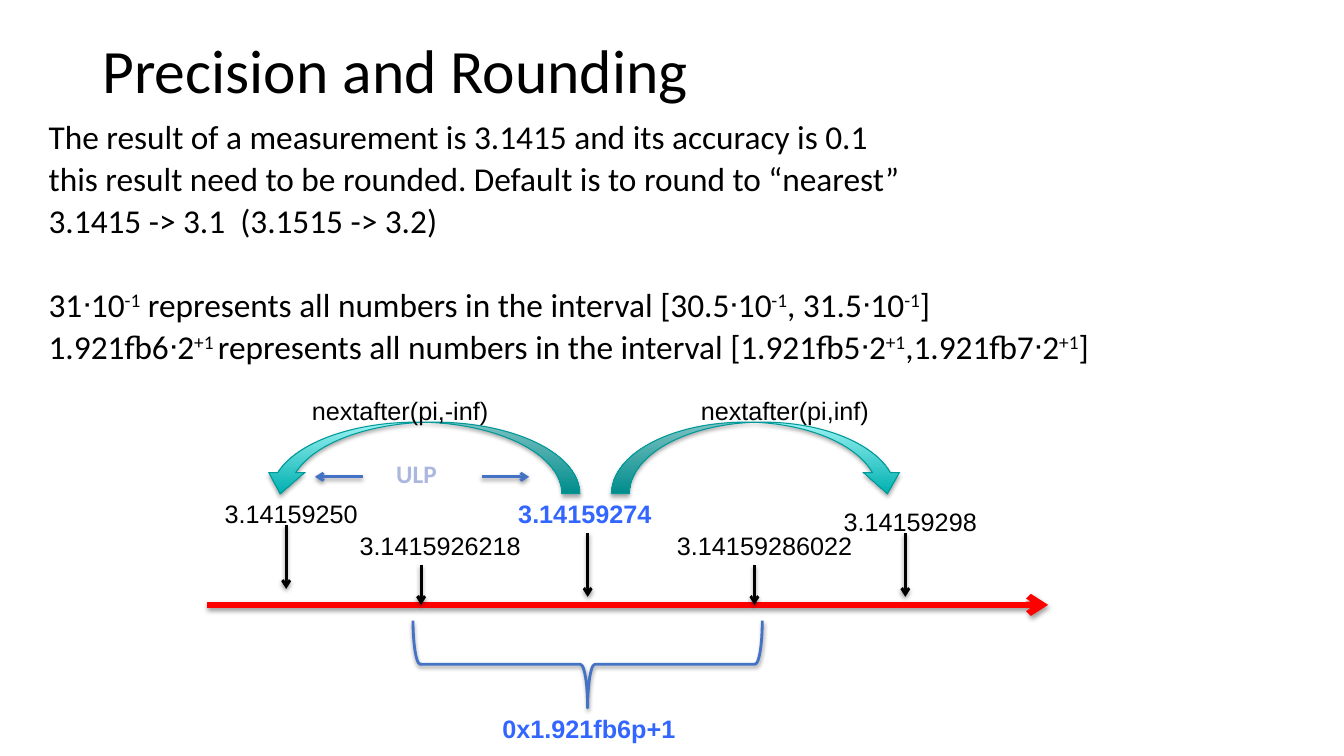
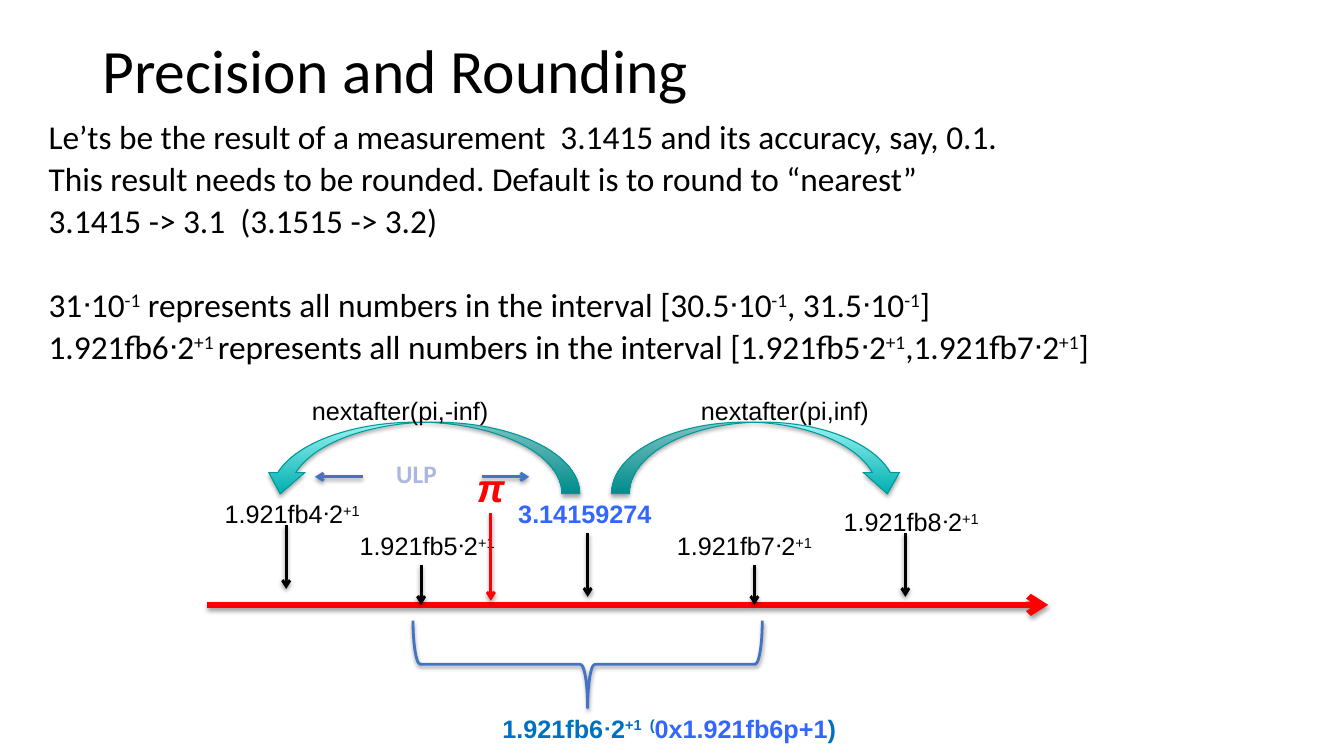
Before and after one commit to VinInn/FPCourse, a slide deck: slide 4 of Slides/FPforScientist.pptx (slide 5 before the commit). Drawn at 1344x756 pixels with LibreOffice and Linux fonts; fonts in the diff are those of the drawing. Boxes give left, top, right and bottom in pixels: in the first picture for what was removed or moved away, otherwise in the second. Text is boxed around its words. In the diff, an @@ line names an element or a change of style, - is before the commit and + after.

```diff
--- a/Slides/FPforScientist.pptx
+++ b/Slides/FPforScientist.pptx
@@ text at [49, 125, 997, 192]: text changed @@
-The result of a measurement is 3.1415 and its accuracy is 0.1
-this result need to be rounded. Default is to round to “nearest”
+Le’ts be the result of a measurement 3.1415 and its accuracy, say, 0.1.
+This result needs to be rounded. Default is to round to “nearest”
@@ text added at [477, 475, 505, 503], 28 pt, text #FF0000, bold, italic @@
+π
@@ text at [225, 504, 360, 529]: text changed @@
-3.14159250
+1.921fb4ᐧ2+1
@@ text at [360, 536, 495, 556]: text changed @@
-3.1415926218
+1.921fb5ᐧ2+1
@@ arrow added from (491, 513) to (491, 601), #FF0000 2 pt @@
@@ text at [677, 536, 812, 556]: text changed @@
-3.14159286022
+1.921fb7ᐧ2+1
@@ text at [844, 512, 979, 537]: text changed @@
-3.14159298
+1.921fb8ᐧ2+1
@@ text at [502, 719, 836, 743]: text changed; text colour #3366FF to #0070C0 @@
-0x1.921fb6p+1
+1.921fb6ᐧ2+1 (0x1.921fb6p+1)
```
Also in this commit, not shown: 6 slides added.
